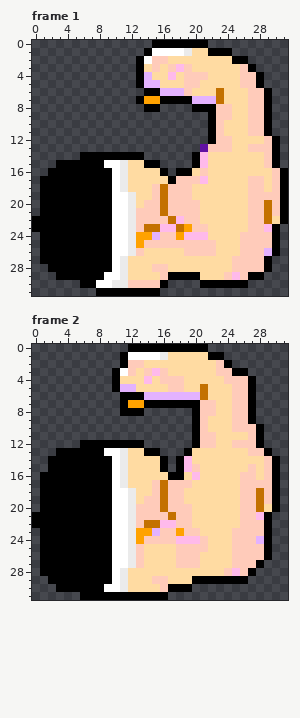
Two versions of one pixel-art file, aseprite/right_arm.aseprite. The picture above is the old version.
32x32 pixels, 2 frames. Shown: frame 1, frame 2.
The same view after the edit:
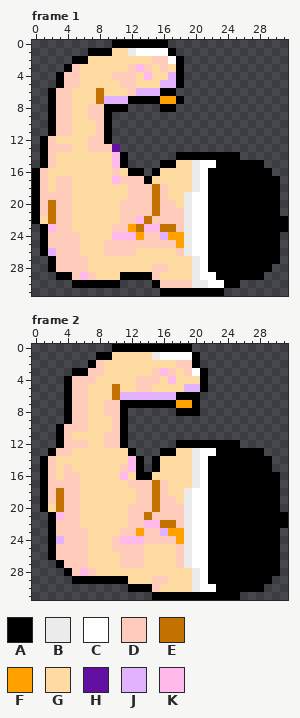
Palette (. is transparent): A #000000  B #ebebeb  C #ffffff  D #ffcbba  E #c37100  F #ffa200  G #ffdba2  H #6110a2  J #e3b2ff  K #ffbaeb
The edit:
Changed rows in their new state; - is an unchanged pixel.
Frame 1:
first column x 0:
 0 ----------AAAAA--.....----------
 1 -------AAAGGBCC--A.......-------
 2 -----AAGGGGGGGG--CA........-----
 3 ----ADGGGGGGDKDGDGA.........----
 4 ---ADDGGGGDDDGK--JA..........---
 5 ---ADDGGGGGDDGGGJJA..........---
 6 --ADDGGGEGGGDJJJAA............--
 7 --ADDGGGEJJJA-AAFF-...........--
 8 --ADDGGDDAAA--..AA--..........--
 9 --ADDGGDDA------------........--
10 --ADDGGGDA------------........--
11 --ADDGGGDA------------........--
12 -ADGGGGDDA------------.........-
13 -ADDDGGDDDH----------..........-
14 -ADGGGGGGGK-..----AA-AAAAA.....-
15 -ADGGGGGGGKA....AAGGBCCAAAAAA..-
16 ADGGGGGGGGDGAA.AGGGGBCAAAAAAAA..
17 ADGDDGGGGGKDDDA--GGGBCAAAAAAAAA.
18 ADGDDGGGGGGGDDDEDGGGBCAAAAAAAAA.
19 ADDDDGGGGGGGDDDEDGGBCCAAAAAAAAA.
20 ADEDDGGGGGGDDD-ED-GBCCAAAAAAAAA.
21 ADEDDGGGGGGDD--ED--BCCAAAAAAAAA.
22 -GEDDGGGGGGDDKE--DDBCCAAAAAAAAA-
23 .-KDDGGGGGDDFEKKEEDBCCAAAAAAAA-A
24 --DDDDGGGGKKK-DDJF-BCCAAAAAAAA--
25 --DDDDGGGDDDDD----FBCCAAAAAAAA--
26 --JDDDGGGDDDDG----DBCCAAAAAAAA--
27 -.-DDDDGGGGG--------BCAAAAAAA-A-
28 ---DDDDGGGGG--------BCAAAAAAA---
29 -----DKDGGGAAAADGGGGBCCAAAA-----
30 -----A--AAA....ADDDDBBCC--.-----
31 --------........AAAAAAAA--------
Frame 2:
first column x 0:
 0 ----------AA--------..----------
 1 --------AAGGGGGBCCCCA...--------
 2 -------ADGGGGG----DDA....-------
 3 -----AADDGGGG-GDKD-DCA.....-----
 4 ----ADDDGGG--DDDGKG--A......----
 5 ----ADDGGGEGGDD--GGJJA......----
 6 ----ADDGGGEJJJ----AAA.......----
 7 ----ADDGGDD-AA----FF-.......----
 8 ----ADDGGDD-..----AA-.......----
 9 ----ADDGGGDA--------........----
10 ---ADDDGGGDA--------.........---
11 ---ADGGGGDDA--------.........---
12 ---ADDDGGDD-..----AA-AAAAA...---
13 --ADDGGGGGGGA...AAGGBCCAAAAAA.--
14 -ADGGGGGGGGGKA.AGGGGBCAAAAAAAA.-
15 -ADGDGGGGGGDKA.AGGGGBCAAAAAAAA.-
16 --DGDDGGGGGK-AA--GG-BCAAAAAAAA--
17 --DDDDGGGGGGDDDEDGGGBCAAAAAAAA--
18 --DEDDGGGGGGGDDEDGGBCCAAAAAAAA--
19 --DEDDGGGGGGGD-ED-GBCCAAAAAAAA--
20 --GEDDGGGGGGD--ED--BCCAAAAAAAA--
21 ..-KDDGGGGGGD-E--D-BCCAAAAAAA-AA
22 ..-DDDGGGGGGD-KKEE-BCCAAAAAAA-AA
23 -.-DDDDGGGGDD-DDJF-BCCAAAAAAA-A-
24 -.-JDDDGGGDKKK----FBCCAAAAAAA-A-
25 -.-DDDDGGGDDD------BCCAAAAAAA-A-
26 -.-DDDDGGGGDD------BCCAAAAAAA-A-
27 -..-DDDGGGGDD------BCCAAAAAA-AA-
28 -...-DKDGGGG--------BCAAAAA-AAA-
29 --...-----AA--------BC-----AAA--
30 ---.........AAADGGGGBCCAAAAAA---
31 ------.........--AAAAAAAAA------
